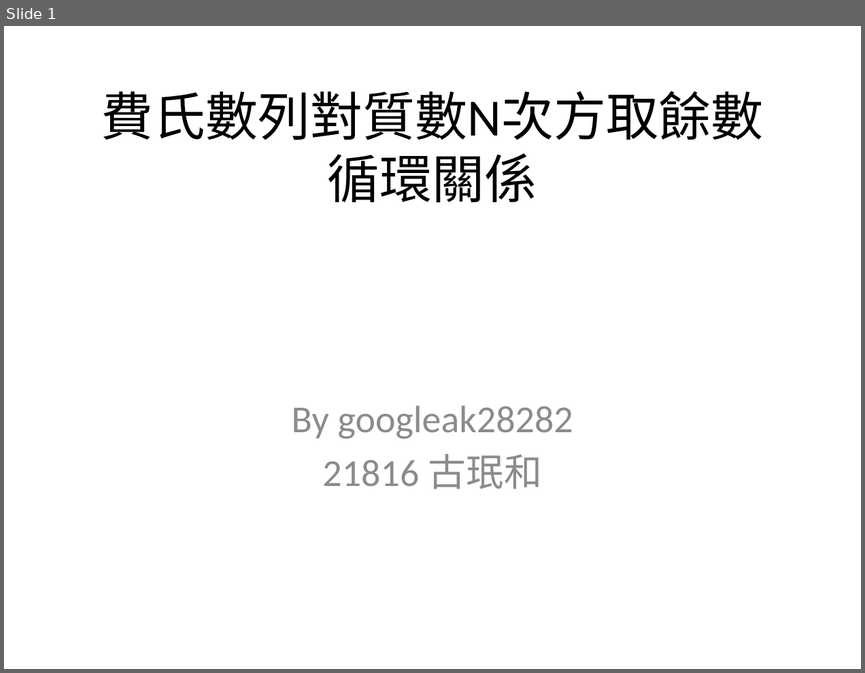
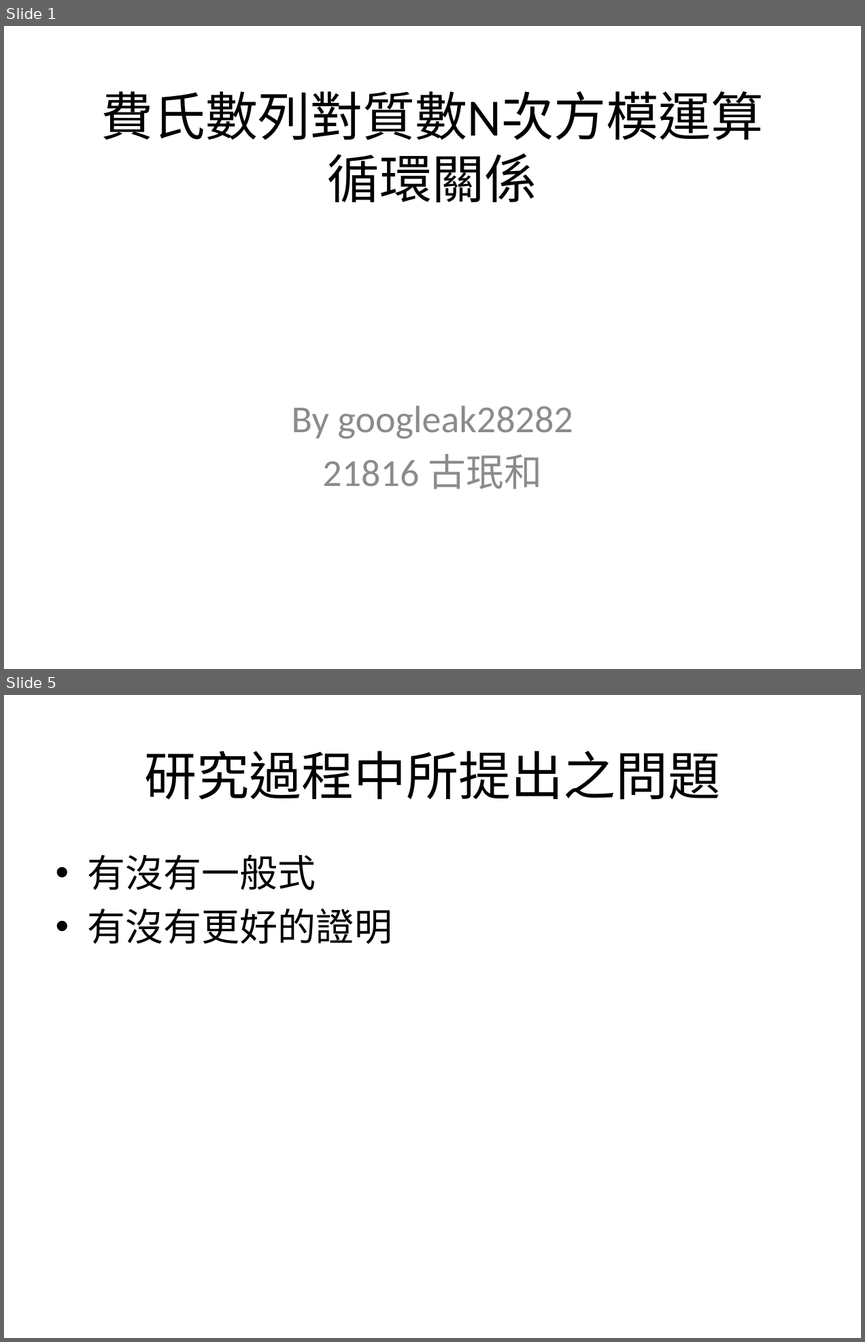
Before and after one commit to googleak28282/-, a slide deck: 專題.pptx. Shown one above the other, each under a label of ours: slide 1 before the commit, slides 1 and 5 after it; the slides between them are not shown. The pictures are 865x673 and 865x1342 pixels, drawn with LibreOffice and Linux fonts; fonts in the diff are those of the drawing. Boxes give left, top, right and bottom in pixels: in the first picture for what was removed or moved away, otherwise in the second. Text is boxed around its words. In the diff, an @@ line names an element or a change of style, - is before the commit and + after.

```diff
--- a/專題.pptx
+++ b/專題.pptx
@@ slide 5 added at [4, 695, 861, 1338], background #FFFFFF @@
@@ title added at [144, 751, 720, 800], 44 pt, text #000000 @@
+    研究過程中所提出之問題
@@ text added at [88, 855, 392, 944], 32 pt, text #000000 @@
+• 有沒有一般式
+• 有沒有更好的證明
@@ slide 1 changed as well @@
@@ title at [101, 91, 763, 140]: text changed @@
-費氏數列對質數N次方取餘數循環關係
+費氏數列對質數N次方模運算循環關係
```
Also in this commit, not shown: 6 other slides added, 1 slide removed, 58 other files.
